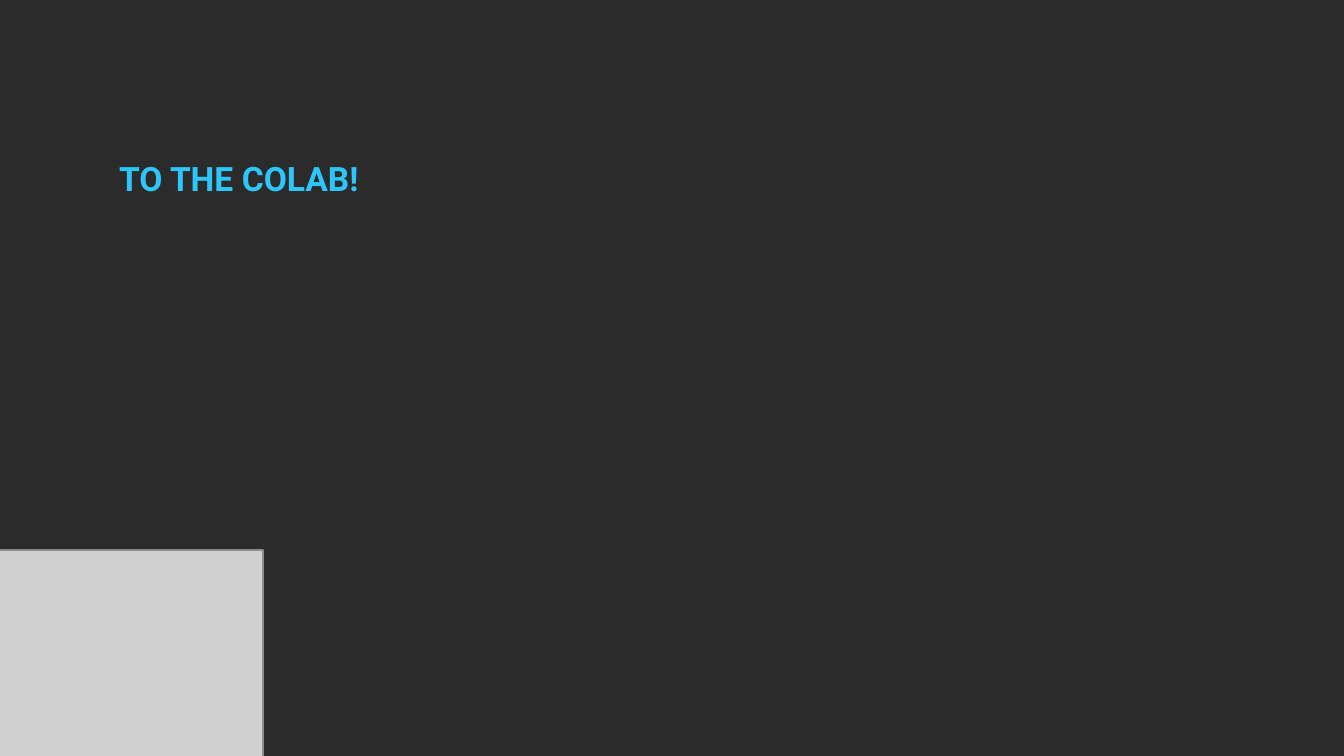
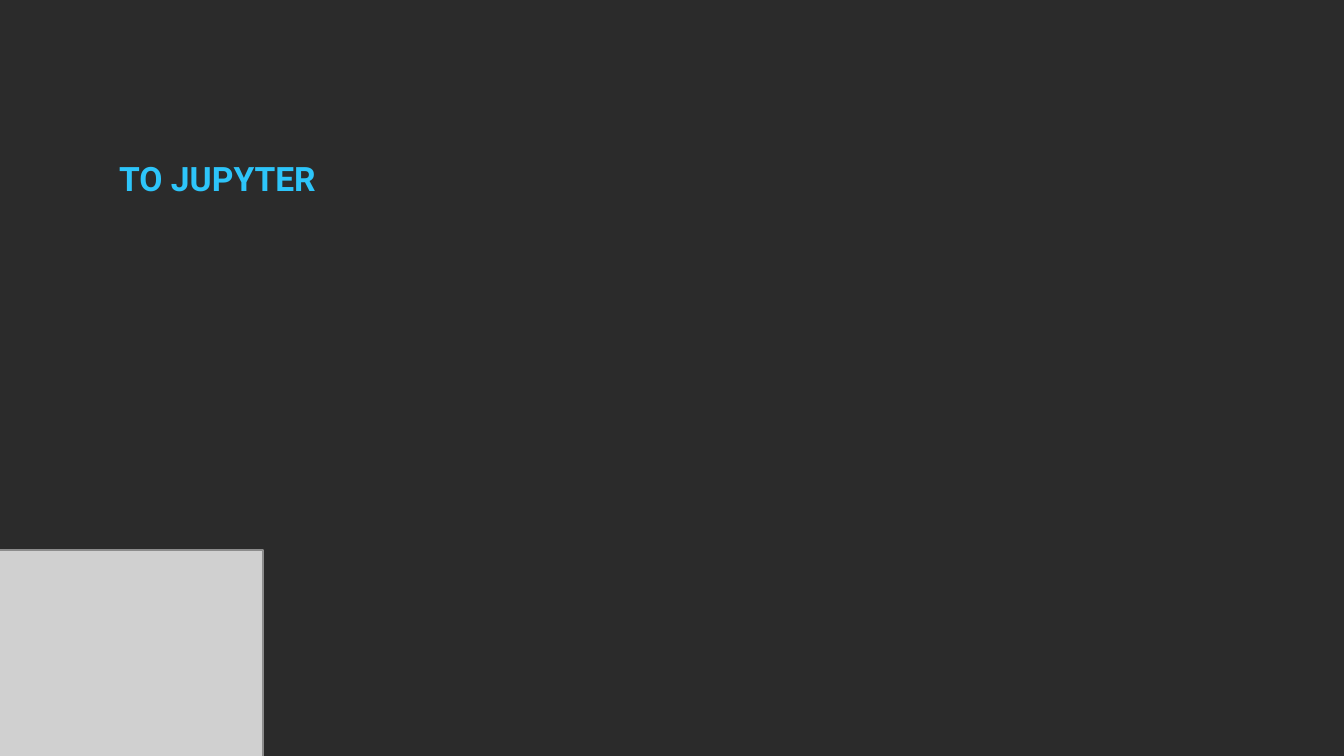
Before and after one commit to DSML-bootcamp/w4-nbs, a slide deck: slide 11 of D3/3. Goodness of Fit.pptx (slide 12 before the commit). Drawn at 1344x756 pixels with LibreOffice and Linux fonts; fonts in the diff are those of the drawing; grey boxes stand for pictures; background and template pictures are left out; a plain dark background stands for a picture behind light text. Boxes give left, top, right and bottom in pixels: in the first picture for what was removed or moved away, otherwise in the second. Text is boxed around its words. In the diff, an @@ line names an element or a change of style, - is before the commit and + after.

```diff
--- a/D3/3. Goodness of Fit.pptx
+++ b/D3/3. Goodness of Fit.pptx
@@ text at [119, 167, 316, 192]: text changed @@
-TO THE COLAB!
+TO JUPYTER
```
Also in this commit, not shown: 10 other slides changed, 1 slide removed, 2 other files.
